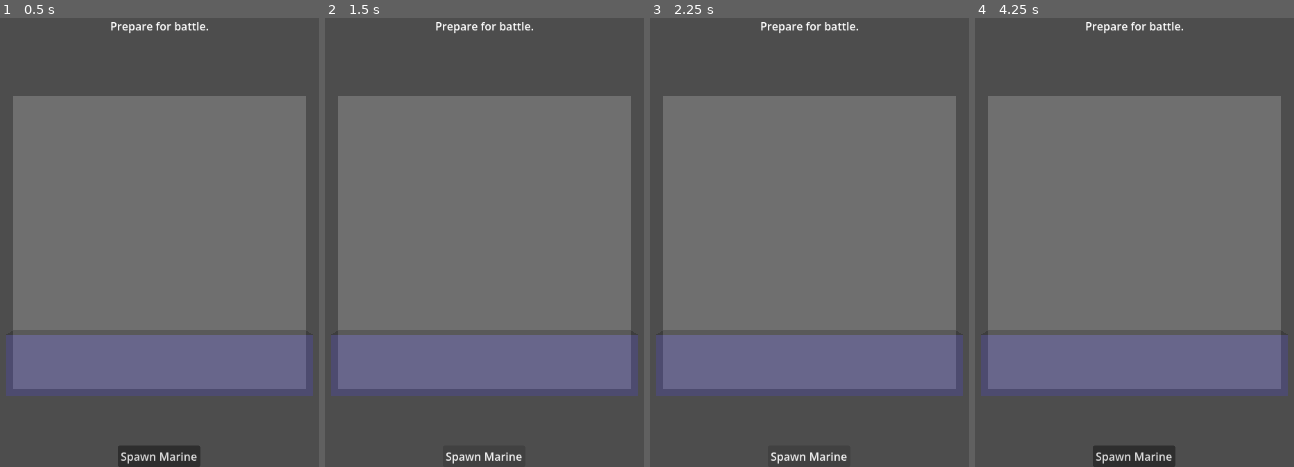
Above: before the commit, frames 1-4 (left to right).
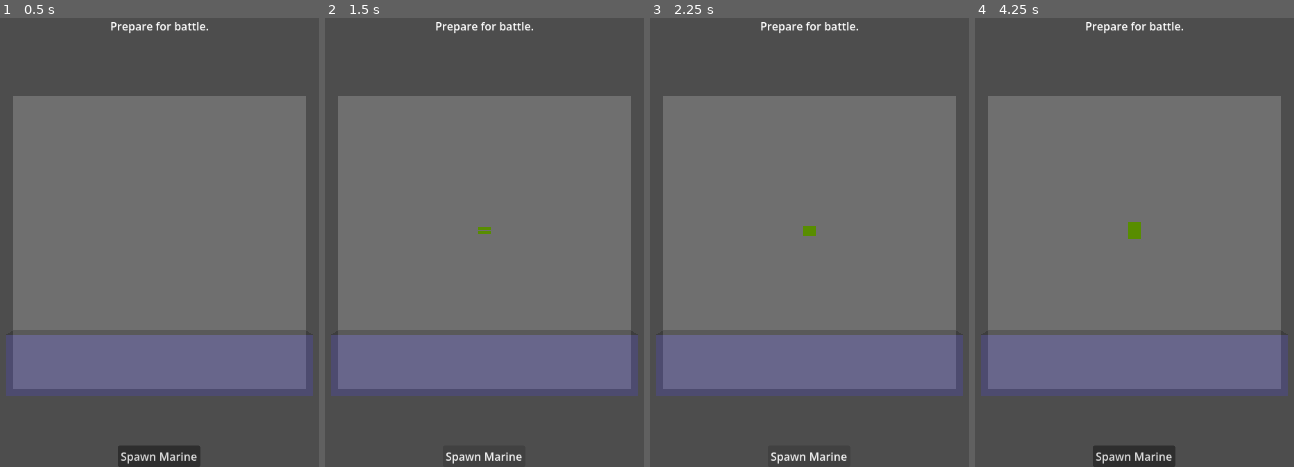
Above: after the commit, the same moments.

Repository: boulderpusher/heresy
Game: Godot game, scene res://main.tscn
Same seed, same stepped clock (60 frames per second), same inputs: the game is played once before the commit and once after it.
Inputs (mouse positions are in pixels of both pictures, inside the frame that each line leads up to):
- Up to frame 1 (0.5 s): no input
- Up to frame 2 (1.5 s): click "Spawn Marine" at 0.5 s; click "Spawn Marine" at 1.25 s
- Up to frame 3 (2.25 s): click "Spawn Marine" at 2 s
- Up to frame 4 (4.25 s): tap Enter at 2.75 s; move the mouse to (outside the picture) at 2.77 s; tap Space at 3.5 s; move the mouse to (outside the picture) at 3.52 s

Frame 1 is identical in both runs. In frame 2, less than 0.1% of the frame differs, in the area x 47-53%, y 46-49%; in frame 3, less than 0.1%; in frame 4, 0.2%, in the area x 47-53%, y 45-50%.
Error before the commit: Error setting property 'position' with value of type Vector2. (res://marine/marine.gd:50)
Error after the commit: Invalid assignment of property or key 'origin' with value of type 'Vector3' on a base object of type 'RayCast3D'. (res://main.gd:24)

Commit message:
i dont understand anything at all

Diff:
--- a/main.gd
+++ b/main.gd
@@ -1,5 +1,5 @@
 class_name Main
-extends Node
+extends Node3D
 
 @export var n_allies: int
 @export var n_enemies: int
@@ -8,20 +8,32 @@
 
 var marine_scene = preload("res://marine/marine.tscn")
 var _units: Array[Marine]
+var _unit_to_spawn
+var _camera: Camera3D
+var _raycast: RayCast3D
+
+const RAY_LENGTH = 1000
 
 func _ready() -> void:
-	pass
-	#_spawn_armies()
+	_camera = $CameraPivot/Camera3D
+	_raycast = $RayCast3D
 
-func _process(delta: float) -> void:
-	pass
+func _physics_process(delta: float) -> void:
+	if _unit_to_spawn:
+		var mousepos = get_viewport().get_mouse_position()
+		_raycast.origin = _camera.project_ray_origin(mousepos)
+		_raycast.target_position = _camera.project_ray_normal(mousepos) * RAY_LENGTH
+		_raycast.force_update()
+		if _raycast.is_colliding():
+			var collider = _raycast.get_collider()
 
-func _spawn_marine_to_cursor():
+
+func _on_spawn_marine_button_pressed() -> void:
 	var marine = marine_scene.instantiate()
-	marine.initialize(get_viewport().get_mouse_position(), Vector3(0, 0, 1))
+	add_child(marine)
 	marine.set_team(Team.BLUE)
-	marine.add_to_group("blue_team")
-	add_child(marine)
+	marine.hide()
+	_unit_to_spawn = marine
 
 
 func _spawn_armies():
--- a/main.tscn
+++ b/main.tscn
@@ -23,7 +23,7 @@
 material = SubResource("StandardMaterial3D_ig7tw")
 size = Vector3(100, 5, 20)
 
-[node name="Main" type="Node" unique_id=1910534665]
+[node name="Main" type="Node3D" unique_id=954975630]
 script = ExtResource("1_1bvp3")
 n_allies = 5
 n_enemies = 7
@@ -46,6 +46,7 @@
 
 [node name="Camera3D" type="Camera3D" parent="CameraPivot" unique_id=579722208]
 transform = Transform3D(1, 0, 0, 0, -4.3711392e-08, 1.0000001, 0, -1.0000001, -4.3711392e-08, 0, 100, 0)
+current = true
 
 [node name="SpawnArea" type="Area3D" parent="." unique_id=195647814]
 transform = Transform3D(1, 0, 0, 0, 1, 0, 0, 0, 1, 0, 2.5, 40)
@@ -84,10 +85,12 @@
 grow_horizontal = 2
 grow_vertical = 0
 
-[node name="Button" type="Button" parent="SpawnUI/BoxContainer" unique_id=722190624]
+[node name="SpawnMarineButton" type="Button" parent="SpawnUI/BoxContainer" unique_id=722190624]
 layout_mode = 2
 size_flags_horizontal = 6
 text = "Spawn Marine
 "
 
-[connection signal="pressed" from="SpawnUI/BoxContainer/Button" to="." method="_spawn_marine_to_cursor"]
+[node name="RayCast3D" type="RayCast3D" parent="." unique_id=518387322]
+
+[connection signal="pressed" from="SpawnUI/BoxContainer/SpawnMarineButton" to="." method="_on_spawn_marine_button_pressed"]
